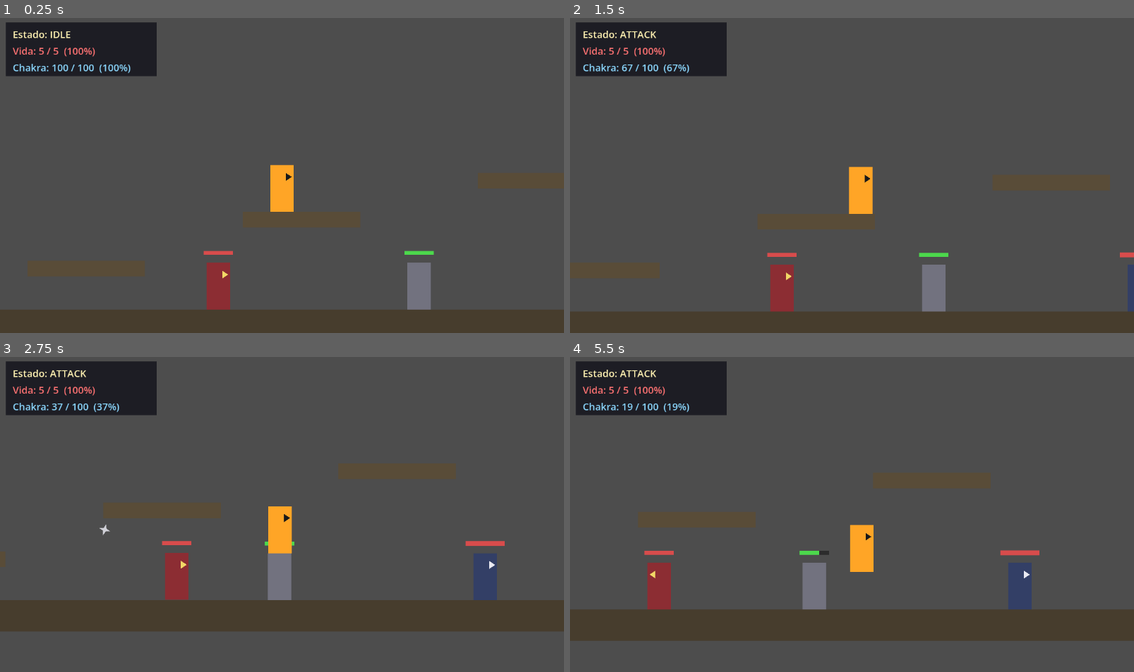
Above: before the commit, frames 1-4 (two rows, left to right).
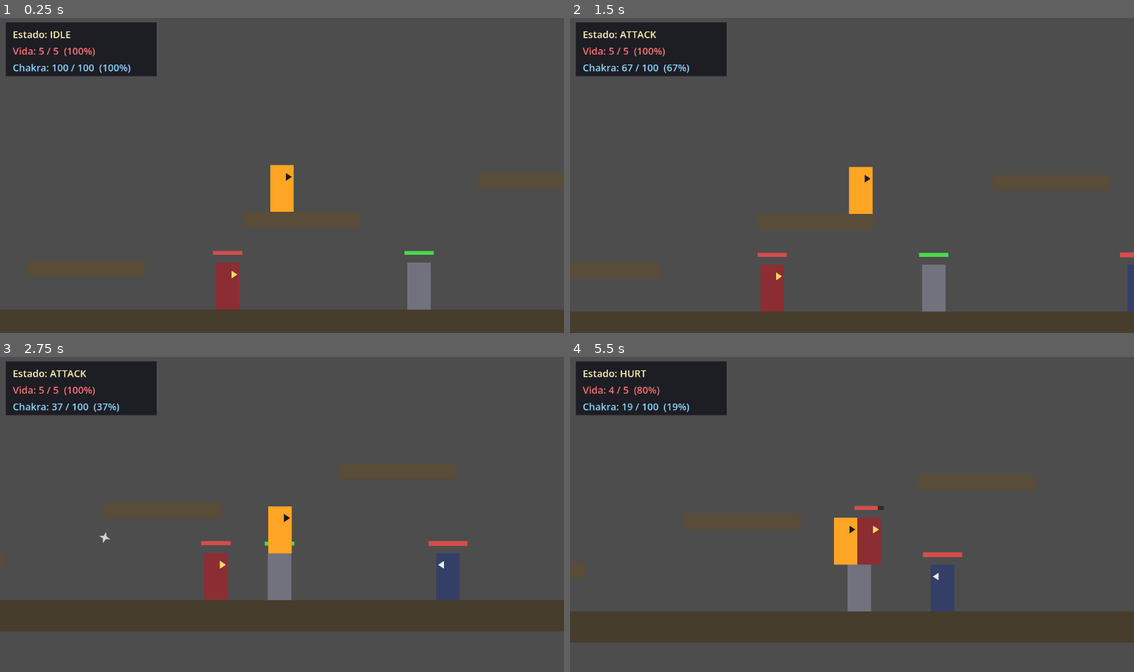
Above: after the commit, the same moments.

Repository: lucascontatoedf-lgtm/naruto-os-pergaminhos-de-asura
Game: Godot game, scene res://scenes/test_stage.tscn
The game is run twice, just before and just after one commit, with the same random seed, the same clock (stepped at 60 frames per second) and the same inputs.
Inputs:
- Up to frame 1 (0.25 s): no input
- Up to frame 2 (1.5 s): hold Right (move_right) from 0.53 s (still down); tap J (attack_heavy) at 0.6 s; tap Up (jump) at 0.77 s; tap H (attack_light) at 0.8, 1.35 s
- Up to frame 3 (2.75 s): tap Up (jump) at 1.52 s; tap Down (crouch) at 1.55 s; release Right (move_right) at 2.03 s; hold Left (move_left) from 2.03 s (still down); hold Down (crouch) from 2.03 s (still down); tap J (attack_heavy) at 2.3 s
- Up to frame 4 (5.5 s): release Left (move_left) at 2.78 s; release Down (crouch) at 2.78 s; hold Right (move_right) 2.78-4.28 s; tap J (attack_heavy) at 2.85, 4.55 s; tap Up (jump) at 3.02, 3.77, 4.52 s; tap H (attack_light) at 3.05, 3.6, 5.3 s; hold Down (crouch) 3.53-4.28 s; hold Left (move_left) 4.28-5.03 s; tap Shift (chakra_charge) at 4.35 s; hold Right (move_right) from 5.03 s (still down); hold Down (crouch) from 5.03 s (still down)

The runs differ from the first frame. In frame 1, 0.5% of the frame differs, in the area x 36-44%, y 73-93%; in frame 2, 0.6%; in frame 3, 2.9%; in frame 4, 5.9%, in the area x 0-100%, y 4-91%.

Commit message:
Feat: Player — Dash double-tap (200px/0.2s + i-frames) + Shuriken markers
Dash:
- Novo State.DASH disparado por double-tap em move_left/move_right
  (janela de 0.2s, reusa Input Actions existentes — sem hardcode).
- dash_distance=200px exato (speed = distance/duration recalculado por frame
  pra refletir tuning live no inspector).
- Cooldown de 0.4s impede spam de double-tap encadeado.
- i-frames durante dash_duration + dash_iframe_buffer (0.05s) — janela
  pra esquivar AMBUSH do Zabuza com perdão de reação atrasada.
- _exit_state(DASH) clampa velocity.x ao move_speed pra anular momentum
  residual ("dash atravessava o mapa" antes do fix).
- Chamado em IDLE/MOVE/JUMP/FALL (não em CROUCH/ATTACK/SPECIAL/CHAKRA_CHARGE/
  HURT/DEATH).

Shuriken markers:
- 2 Marker2D filhos do Player em player.tscn: ShurikenSpawnStand (y=-72,
  altura do ombro) e ShurikenSpawnCrouch (y=-32, altura do joelho).
- Snapshot _attack_started_from_crouch capturado em _try_start_attack
  ANTES de _change_state(ATTACK) — preserva contexto pra _throw_shuriken
  escolher o marker certo (current_state já é ATTACK quando o throw roda).
- Posição X mirrored via facing_direction porque visual do Player não
  flipa (ainda é Polygon2D, não AnimatedSprite2D).

documentation/dash_hud.png: referência visual da mecânica.

Co-Authored-By: Claude Opus 4.7 <noreply@anthropic.com>

Diff:
--- a/scenes/player/player.tscn
+++ b/scenes/player/player.tscn
@@ -17,6 +17,8 @@
 size = Vector2(52, 100)
 
 [node name="Player" type="CharacterBody2D"]
+collision_layer = 128
+collision_mask = 1
 script = ExtResource("1_script")
 
 [node name="Visual" type="Polygon2D" parent="."]
@@ -35,6 +37,12 @@
 position = Vector2(0, -80)
 position_smoothing_enabled = true
 position_smoothing_speed = 8.0
+
+[node name="ShurikenSpawnStand" type="Marker2D" parent="."]
+position = Vector2(30, -72)
+
+[node name="ShurikenSpawnCrouch" type="Marker2D" parent="."]
+position = Vector2(30, -32)
 
 [node name="HitboxLight" type="Area2D" parent="."]
 position = Vector2(40, -48)
--- a/scripts/player/player_controller.gd
+++ b/scripts/player/player_controller.gd
@@ -43,6 +43,13 @@
 @export var attack_cancel_window_ratio: float = 0.25 ## Fração FINAL da duração em que a trava de movimento abre e o player aceita input de novo.
 @export var combo_dash_speed: float = 250.0          ## Micro-impulso de velocity.x a cada hit conectado no combo. Decai pela friction em poucos frames — dá um "tranco" sutil de ganho de terreno.
 
+@export_group("Dash")
+@export var dash_distance: float = 200.0              ## Distância percorrida em pixels (não velocidade). Speed é calculado em runtime: dash_distance / dash_duration. Spec do jogador: dash = 200px.
+@export var dash_duration: float = 0.20               ## Duração do dash em segundos. Spec do jogador: timer rígido de 0.2s. Speed efetivo = dash_distance / dash_duration (default 200 / 0.20 = 1000 px/s — visível mas rápido).
+@export var dash_double_tap_window: float = 0.20      ## Janela em segundos entre o 1º e o 2º tap na MESMA direção. Acima disso, considera-se tap solo (cancelado).
+@export var dash_cooldown: float = 0.40               ## Tempo mínimo entre dashes. Impede spam de double-tap encadeado.
+@export var dash_iframe_buffer: float = 0.05          ## Margem de i-frames APÓS o dash terminar — janela pra perdoar reação atrasada do player vs. AMBUSH do Zabuza.
+
 @export_group("Vida")
 @export var max_health: int = 5                        ## Vida total. Quando current_health chega a 0 → DEATH → respawn.
 @export var hurt_stun_duration: float = 0.4            ## Tempo travado em HURT (frames de hitstun) antes de retomar IDLE/FALL.
@@ -62,6 +69,7 @@
 	JUMP,
 	FALL,
 	CROUCH,
+	DASH,           ## Disparado por double-tap em move_left/right. Override horizontal + i-frames + sem gravidade.
 	ATTACK,
 	SPECIAL,
 	CHAKRA_CHARGE,
@@ -105,6 +113,15 @@
 
 # Flags auxiliares
 var _current_attack_kind: String = ""
+## Snapshot: o ataque atual começou no estado CROUCH? Setado em _try_start_attack
+## antes da troca pra State.ATTACK (que apaga o contexto original). Lido em
+## _throw_shuriken pra escolher entre marker stand (peito) ou crouch (joelho).
+var _attack_started_from_crouch: bool = false
+
+# Dash — double-tap detection
+var _last_tap_dir: int = 0                ## -1 = esquerda, +1 = direita, 0 = nenhum (janela expirada).
+var _last_tap_window_timer: float = 0.0   ## Contagem regressiva da janela de double-tap (dash_double_tap_window).
+var _dash_cooldown_timer: float = 0.0     ## Contagem regressiva do cooldown entre dashes.
 
 # Posição capturada em _ready; alvo do respawn quando o player cruza a kill zone.
 var _spawn_position: Vector2 = Vector2.ZERO
@@ -118,6 +135,8 @@
 @onready var hitbox_light: Hitbox = $HitboxLight
 @onready var hitbox_special: Hitbox = $HitboxSpecial
 @onready var hurtbox: Hurtbox = $Hurtbox
+@onready var shuriken_spawn_stand: Marker2D = $ShurikenSpawnStand     ## Origem da shuriken em pé (altura do peito/ombro).
+@onready var shuriken_spawn_crouch: Marker2D = $ShurikenSpawnCrouch   ## Origem da shuriken agachado (altura do joelho/cintura).
 # @onready var animation_player: AnimationPlayer = $AnimationPlayer
 # Heavy não tem mais Area2D no Player — virou projétil (Shuriken) instanciado em _throw_shuriken().
 
@@ -169,6 +188,12 @@
 	_jump_buffer_timer = maxf(_jump_buffer_timer - delta, 0.0)
 	_state_timer = maxf(_state_timer - delta, 0.0)
 	_invulnerability_timer = maxf(_invulnerability_timer - delta, 0.0)
+	# Dash: janela de double-tap (zera _last_tap_dir ao expirar pra evitar match falso depois)
+	# e cooldown entre dashes.
+	_last_tap_window_timer = maxf(_last_tap_window_timer - delta, 0.0)
+	if _last_tap_window_timer <= 0.0:
+		_last_tap_dir = 0
+	_dash_cooldown_timer = maxf(_dash_cooldown_timer - delta, 0.0)
 
 func _buffer_jump_input() -> void:
 	if Input.is_action_just_pressed("jump"):
@@ -235,7 +260,7 @@
 	current_chakra = minf(current_chakra + chakra_regen_rate * delta, max_chakra)
 	chakra_changed.emit(current_chakra, max_chakra)
 
-func _spend_chakra(amount: float) -> bool:
+func spend_chakra(amount: float) -> bool:
 	if current_chakra < amount:
 		return false
 	current_chakra -= amount
@@ -260,6 +285,11 @@
 	## signals do DebugHUD reconectem do zero no _ready() do novo Player — sem acúmulo
 	## de estado entre vidas. O engine processa o reload no fim do frame atual,
 	## então qualquer linha após esta no callstack ainda roda em segurança.
+	## SALVAGUARDA: força Engine.time_scale = 1.0 ANTES do reload pra eliminar o risco
+	## de congelamento permanente. Cenário coberto: reload coincide com hitstop ativo do
+	## MeleeNinja → o callback _end_hitstop pertenceria a um nó que será freed pelo reload,
+	## então nunca dispara, e o jogo ficaria preso em time_scale = 0.0 pra sempre.
+	Engine.time_scale = 1.0
 	get_tree().reload_current_scene()
 
 # ===========================================================================
@@ -272,6 +302,7 @@
 		State.JUMP:          _state_jump(delta)
 		State.FALL:          _state_fall(delta)
 		State.CROUCH:        _state_crouch(delta)
+		State.DASH:          _state_dash(delta)
 		State.ATTACK:        _state_attack(delta)
 		State.SPECIAL:       _state_special(delta)
 		State.CHAKRA_CHARGE: _state_chakra_charge(delta)
@@ -301,6 +332,22 @@
 		State.CROUCH:
 			velocity.x = 0.0
 			_play_animation("crouch")
+		State.DASH:
+			# Trava de movimento e gravidade: velocity.x fica fixa em (dash_distance/dash_duration)
+			# pelo _state_dash, velocity.y é zerada pra dash horizontal puro.
+			# Speed derivado da distância garante que tunar dash_distance = 200 sempre dá 200px,
+			# independente da duração escolhida (game design pensa em distância, não em px/s).
+			# I-frames cobrem dash_duration + dash_iframe_buffer (margem pós-dash) pra
+			# perdoar a janela de reação no AMBUSH do Zabuza.
+			_state_timer = dash_duration
+			_invulnerability_timer = dash_duration + dash_iframe_buffer
+			_dash_cooldown_timer = dash_cooldown
+			velocity.x = (dash_distance / dash_duration) * facing_direction
+			velocity.y = 0.0
+			# Reseta tap tracker pra impedir triple-tap-chain dash → dash → dash.
+			_last_tap_dir = 0
+			_last_tap_window_timer = 0.0
+			_play_animation("dash")
 		State.ATTACK:
 			_state_timer = light_attack_duration if _current_attack_kind == "light" else heavy_attack_duration
 			attack_started.emit(_current_attack_kind)
@@ -308,7 +355,7 @@
 			_play_animation("attack_" + _current_attack_kind)
 		State.SPECIAL:
 			_state_timer = special_duration
-			_spend_chakra(rasengan_chakra_cost)
+			spend_chakra(rasengan_chakra_cost)
 			velocity.x = rasengan_dash_speed * facing_direction # dash curto pra frente; friction decai naturalmente
 			special_started.emit()
 			_enable_attack_hitbox("special")
@@ -340,6 +387,13 @@
 			_current_attack_kind = ""
 		State.SPECIAL:
 			_disable_attack_hitbox("special")
+		State.DASH:
+			# BUG-FIX crítico: ao sair do dash, velocity.x ainda está em ~1000-2000 px/s.
+			# Sem clamp, a friction natural leva ~0.25s pra zerar — o player desliza MUITO além
+			# dos 200px nominais ("atravessa o mapa"). Clamp pra move_speed garante saída suave:
+			# se player segura direção, continua correndo nessa velocidade; se solta, friction
+			# do _state_idle/move decai de 320 → 0 em poucos frames.
+			velocity.x = clampf(velocity.x, -move_speed, move_speed)
 			special_ended.emit()
 
 # ===========================================================================
@@ -348,6 +402,7 @@
 func _state_idle(delta: float) -> void:
 	_apply_horizontal_movement(delta, 0.0)
 
+	if _try_start_dash():          return
 	if _try_start_attack():        return
 	if _try_start_special():       return
 	if _try_start_chakra_charge(): return
@@ -362,6 +417,7 @@
 	var axis: float = _get_move_input()
 	_apply_horizontal_movement(delta, axis)
 
+	if _try_start_dash():          return
 	if _try_start_attack():        return
 	if _try_start_special():       return
 	if _has_buffered_jump():       _change_state(State.JUMP); return
@@ -384,6 +440,8 @@
 		_play_animation("jump")
 		return
 
+	if _try_start_dash():
+		return
 	if _try_start_attack():
 		return
 
@@ -392,6 +450,9 @@
 
 func _state_fall(delta: float) -> void:
 	_apply_horizontal_movement(delta, _get_move_input())
+
+	if _try_start_dash():
+		return
 
 	# Permite jump bufferizado durante coyote time (pulo após sair de plataforma).
 	if _has_buffered_jump():
@@ -407,6 +468,17 @@
 		else:
 			_change_state(State.IDLE)
 
+func _state_dash(_delta: float) -> void:
+	# Override total: ignora input do player, gravidade zerada, velocity.x travada.
+	# _apply_gravity já rodou em _physics_process; aqui anulamos pra dash horizontal puro.
+	# Speed = dash_distance / dash_duration, recalculado por frame pra refletir tuning live no inspector.
+	velocity.y = 0.0
+	velocity.x = (dash_distance / dash_duration) * facing_direction
+
+	if _state_timer <= 0.0:
+		# Saída: FALL se ainda no ar, senão IDLE. Velocity residual é decaída pela friction natural.
+		_change_state(State.FALL if not is_on_floor() else State.IDLE)
+
 func _state_crouch(delta: float) -> void:
 	_apply_horizontal_movement(delta, 0.0)
 
@@ -477,10 +549,13 @@
 func _try_start_attack() -> bool:
 	if Input.is_action_just_pressed("attack_light"):
 		_current_attack_kind = "light"
+		# Captura origem ANTES do _change_state (que sobrescreve current_state).
+		_attack_started_from_crouch = (current_state == State.CROUCH)
 		_change_state(State.ATTACK)
 		return true
 	if Input.is_action_just_pressed("attack_heavy") and current_chakra >= shuriken_chakra_cost:
 		_current_attack_kind = "heavy"
+		_attack_started_from_crouch = (current_state == State.CROUCH)
 		_change_state(State.ATTACK)
 		return true
 	return false
@@ -489,6 +564,31 @@
 	if Input.is_action_just_pressed("special") and has_chakra_for_special():
 		_change_state(State.SPECIAL)
 		return true
+	return false
+
+func _try_start_dash() -> bool:
+	## Double-tap detection em move_left / move_right.
+	## Fluxo: 1º tap arma janela (_last_tap_dir + _last_tap_window_timer). 2º tap na MESMA
+	## direção, com janela ainda viva → dispara DASH. Janela expirada zera tap dir em _tick_timers.
+	## Cooldown trava no portão: se _dash_cooldown_timer > 0, ignora qualquer tap.
+	if _dash_cooldown_timer > 0.0:
+		return false
+	var tap_dir: int = 0
+	if Input.is_action_just_pressed("move_right"):
+		tap_dir = 1
+	elif Input.is_action_just_pressed("move_left"):
+		tap_dir = -1
+	if tap_dir == 0:
+		return false   # nenhum tap neste frame
+	# 2º tap na MESMA direção dentro da janela → dash. Força facing pra direção do tap
+	# (cobre caso do player estar virado pra um lado e dar double-tap pro outro).
+	if tap_dir == _last_tap_dir and _last_tap_window_timer > 0.0:
+		facing_direction = tap_dir
+		_change_state(State.DASH)
+		return true
+	# 1º tap (ou direção diferente do anterior): arma janela pra próximo tap.
+	_last_tap_dir = tap_dir
+	_last_tap_window_timer = dash_double_tap_window
 	return false
 
 func _try_start_chakra_charge() -> bool:
@@ -561,10 +661,19 @@
 		_apply_horizontal_movement(delta, _get_move_input())
 
 func _throw_shuriken() -> void:
-	_spend_chakra(shuriken_chakra_cost)
+	spend_chakra(shuriken_chakra_cost)
 	var shuriken: Shuriken = SHURIKEN_SCENE.instantiate() as Shuriken
 	shuriken.direction = Vector2(facing_direction, 0)
-	shuriken.global_position = global_position + Vector2(30 * facing_direction, -48)
+	# Origem dinâmica: marker do CROUCH (joelho) se o ataque começou agachado;
+	# senão marker do STAND (peito/ombro). Snapshot capturado em _try_start_attack
+	# porque current_state já é ATTACK aqui.
+	# OBS: marker.position é LOCAL e fica no lado canônico +X. Espelhamos X via
+	# facing_direction porque o visual do Player ainda não flipa (não tem scale.x = -1
+	# nem AnimatedSprite2D.flip_h). Quando virar sprite com flip, dá pra simplificar
+	# pra `shuriken.global_position = marker.global_position` direto.
+	var marker: Marker2D = shuriken_spawn_crouch if _attack_started_from_crouch else shuriken_spawn_stand
+	var local: Vector2 = marker.position
+	shuriken.global_position = global_position + Vector2(local.x * facing_direction, local.y)
 	get_parent().add_child(shuriken)
 
 # ===========================================================================
Binary file added: documentation/dash_hud.png
